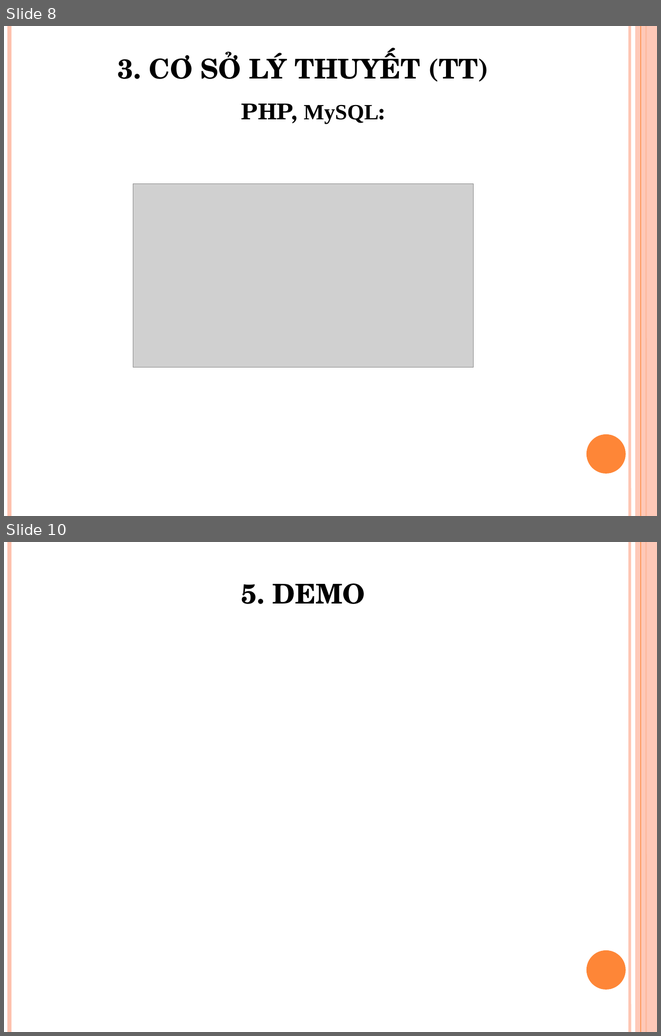
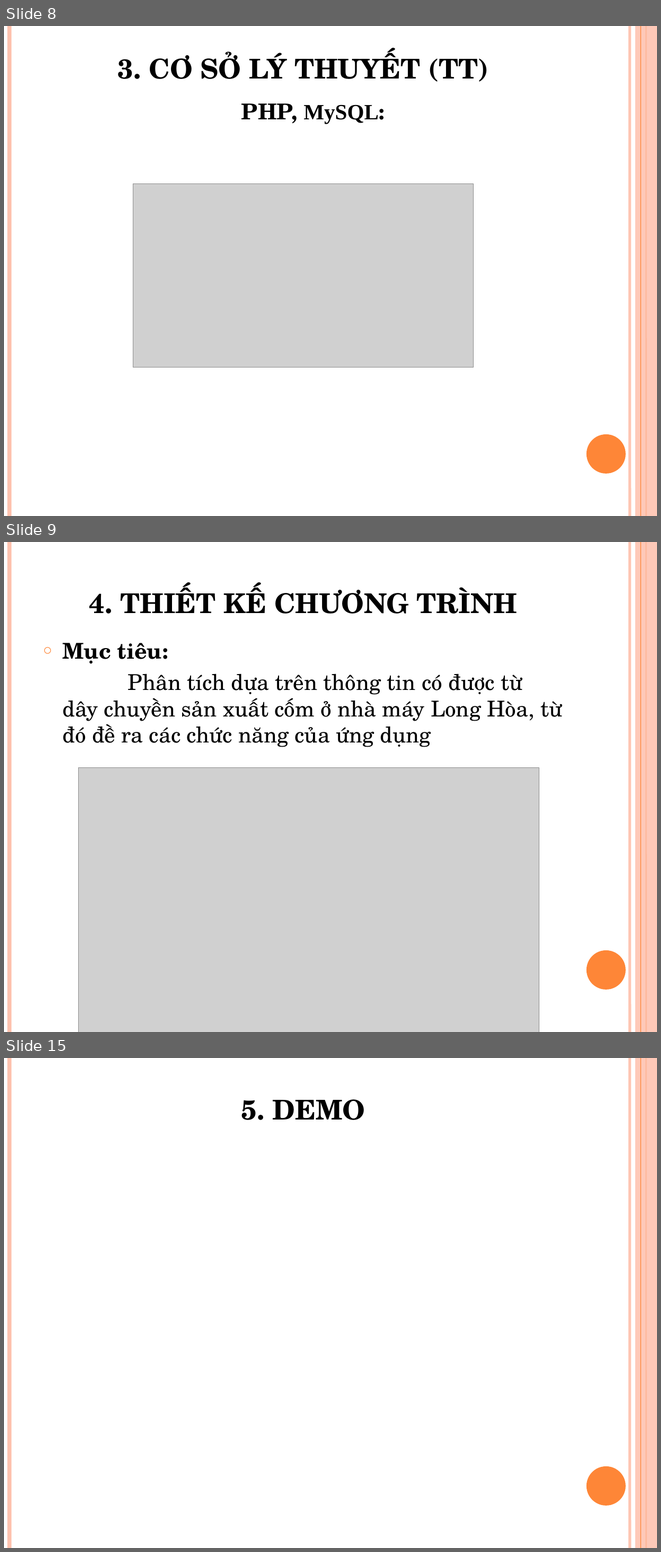
Before and after one commit to hoangducthien/baotri, a slide deck: slide_luanvan.pptx. Shown one above the other, each under a label of ours: slides 8 and 10 before the commit, slides 8, 9 and 15 after it; the slides between them are not shown. The pictures are 661x1036 and 661x1552 pixels, drawn with LibreOffice and Linux fonts; fonts in the diff are those of the drawing; grey boxes stand for pictures. Boxes give left, top, right and bottom in pixels: in the first picture for what was removed or moved away, otherwise in the second. Text is boxed around its words. In the diff, an @@ line names an element or a change of style, - is before the commit and + after.

```diff
--- a/slide_luanvan.pptx
+++ b/slide_luanvan.pptx
@@ slide 9 added at [4,542,657,1032], background #FFFFFF; not listed: 6 template elements that a slide beside it also shows @@
@@ title added at [89,585,517,614], 30 pt, text #000000, bold @@
+4. THIẾT KẾ CHƯƠNG TRÌNH
@@ text added at [63,643,562,747], 24 pt, text #000000 @@
+○ Mục tiêu:
+Phân tích dựa trên thông tin có được từ dây chuyền sản xuất cốm ở nhà máy Long Hòa, từ đó đề ra các chức năng của ứng dụng
@@ picture added at [78,768,539,1032] @@
@@ what was slide 10 is now slide 15 @@
```
Also in this commit, not shown: 1 slide changed, 4 other slides added.
